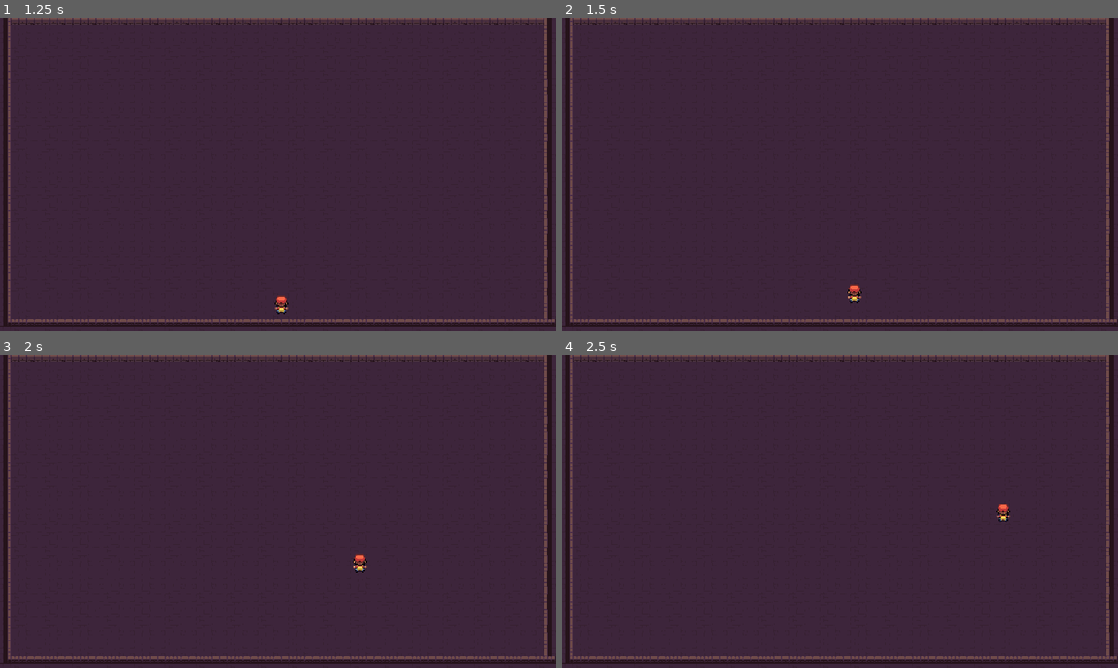
Above: before the commit, frames 1-4 (two rows, left to right).
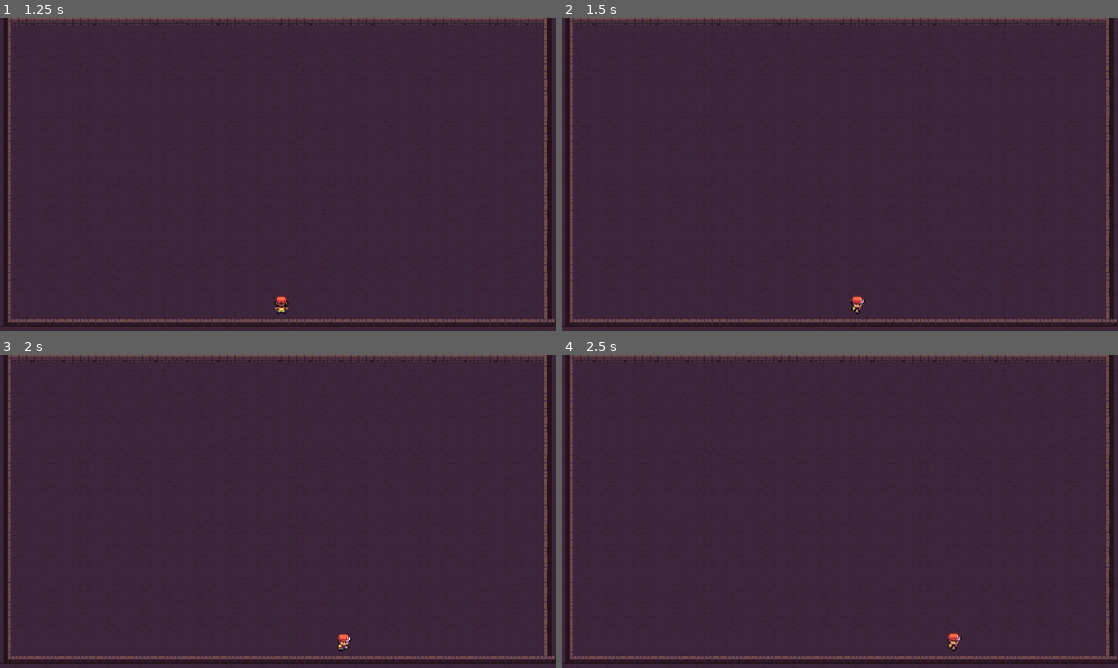
Above: after the commit, the same moments.

Repository: JorFik/get_the_f_out
Game: Godot game, scene res://Scenes/main_menu.tscn
The game is run twice, just before and just after one commit, with the same random seed, the same clock (stepped at 60 frames per second) and the same inputs.
Inputs:
- Up to frame 1 (1.25 s): click "START" at 0.5 s
- Up to frame 2 (1.5 s): tap Enter at 1.25 s; hold Right (right) from 1.28 s (still down); hold W (up) from 1.28 s (still down)
- Up to frame 3 (2 s): keep holding Right (right); keep holding W (up)
- Up to frame 4 (2.5 s): keep holding Right (right); release W (up) at 2.03 s; tap W (up) at 2.1, 2.27 s

Frame 1 is identical in both runs. In frame 2, 0.2% of the frame differs, in the area x 51-55%, y 85-95%; in frame 3, 0.2%, in the area x 60-66%, y 63-95%; in frame 4, 0.2%.

Commit message:
before teaser

Diff:
--- a/Scenes/red.tscn
+++ b/Scenes/red.tscn
@@ -197,8 +197,9 @@
 script = ExtResource("1_0j45d")
 
 [node name="AnimatedSprite2D" type="AnimatedSprite2D" parent="."]
+unique_name_in_owner = true
 sprite_frames = SubResource("SpriteFrames_1ddq2")
-animation = &"idle_up"
+animation = &"idle_right"
 autoplay = "idle_up"
 
 [node name="CollisionShape2D" type="CollisionShape2D" parent="."]
--- a/src/red.gd
+++ b/src/red.gd
@@ -1,8 +1,9 @@
 extends CharacterBody2D
 
-const max_speed = 400
+const max_speed = 200
 const acceleration = 1500
 const friction = 1500
+@onready var sprite_2d = %AnimatedSprite2D
 
 var input = Vector2.ZERO
 
@@ -10,18 +11,42 @@
 	player_movement(delta)
 
 func get_input():
-	input.x = int(Input.is_action_pressed("right")) - int(Input.is_action_pressed("left"))
-	input.y = int(Input.is_action_pressed("down")) - int(Input.is_action_pressed("up"))
+	if input.y == 0:
+		input.x = int(Input.is_action_pressed("right")) - int(Input.is_action_pressed("left"))
+	if input.x == 0:
+		input.y = int(Input.is_action_pressed("down")) - int(Input.is_action_pressed("up"))
 	return input.normalized()
+
+func idle():
+	if sprite_2d.animation == "idle_right" || sprite_2d.animation == "idle_left"\
+	|| sprite_2d.animation == "idle_up" || sprite_2d.animation == "idle_down":
+		return 0
+	return 1
 
 func player_movement(delta):
 	input = get_input()
 	if (Vector2.ZERO == input):
-		if velocity.length() > (friction * delta):
-			velocity -= velocity.normalized() * (friction * delta)
-		else:
-			velocity = Vector2.ZERO
+		#if velocity.length() > (friction * delta):
+			#velocity -= velocity.normalized() * (friction * delta)
+		#else:
+		velocity = Vector2.ZERO
 	else:
 		velocity += (input * acceleration * delta)
 		velocity = velocity.limit_length(max_speed)
+	if input.x > 0:
+		sprite_2d.animation = "right"
+	elif Input.is_action_just_released("right"):
+		sprite_2d.animation = "idle_right"
+	if input.x < 0:
+		sprite_2d.animation = "left"
+	elif Input.is_action_just_released("left"):
+		sprite_2d.animation = "idle_left"
+	if input.y < 0:
+		sprite_2d.animation = "up"
+	elif Input.is_action_just_released("up"):
+		sprite_2d.animation = "idle_up"
+	if input.y > 0:
+		sprite_2d.animation = "down"
+	elif Input.is_action_just_released("down"):
+		sprite_2d.animation = "idle_down"
 	move_and_slide()
